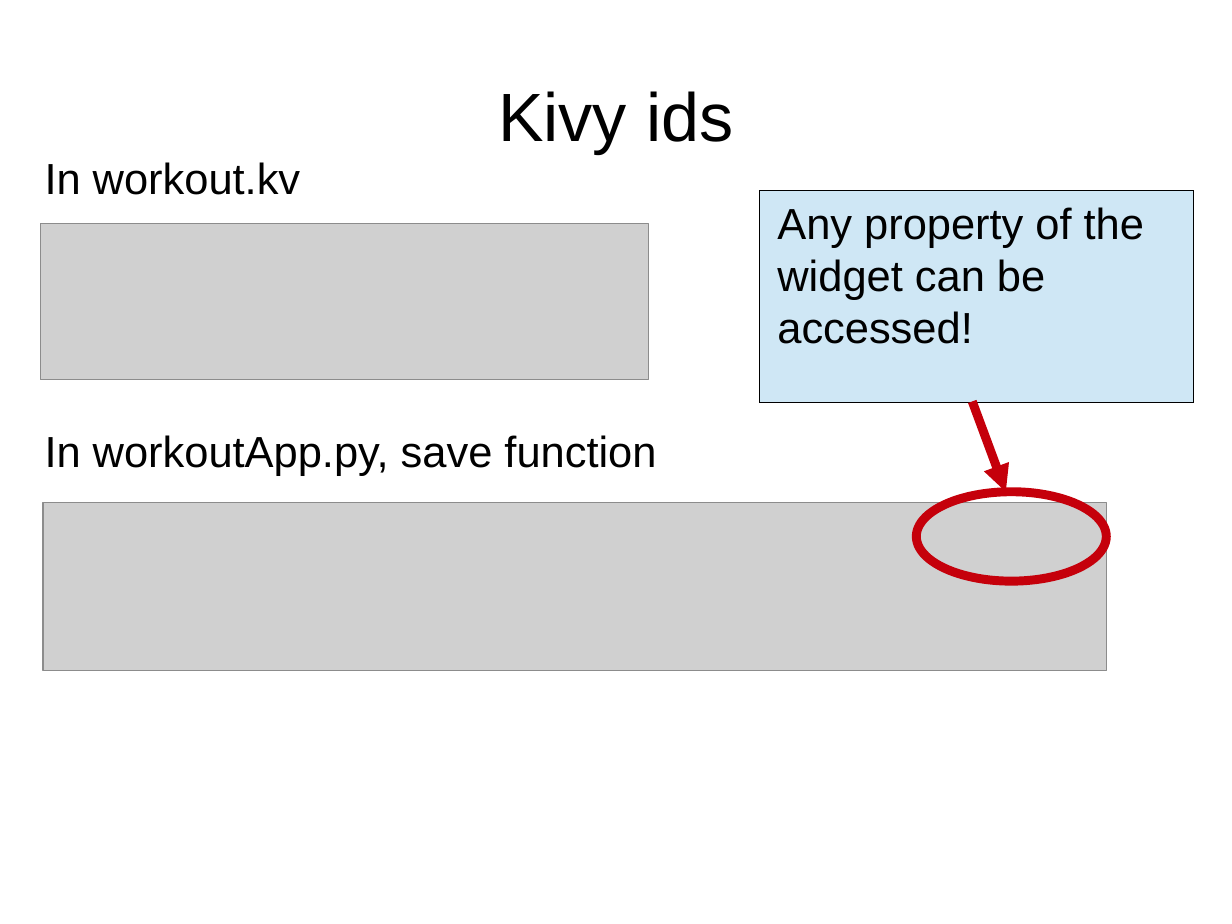
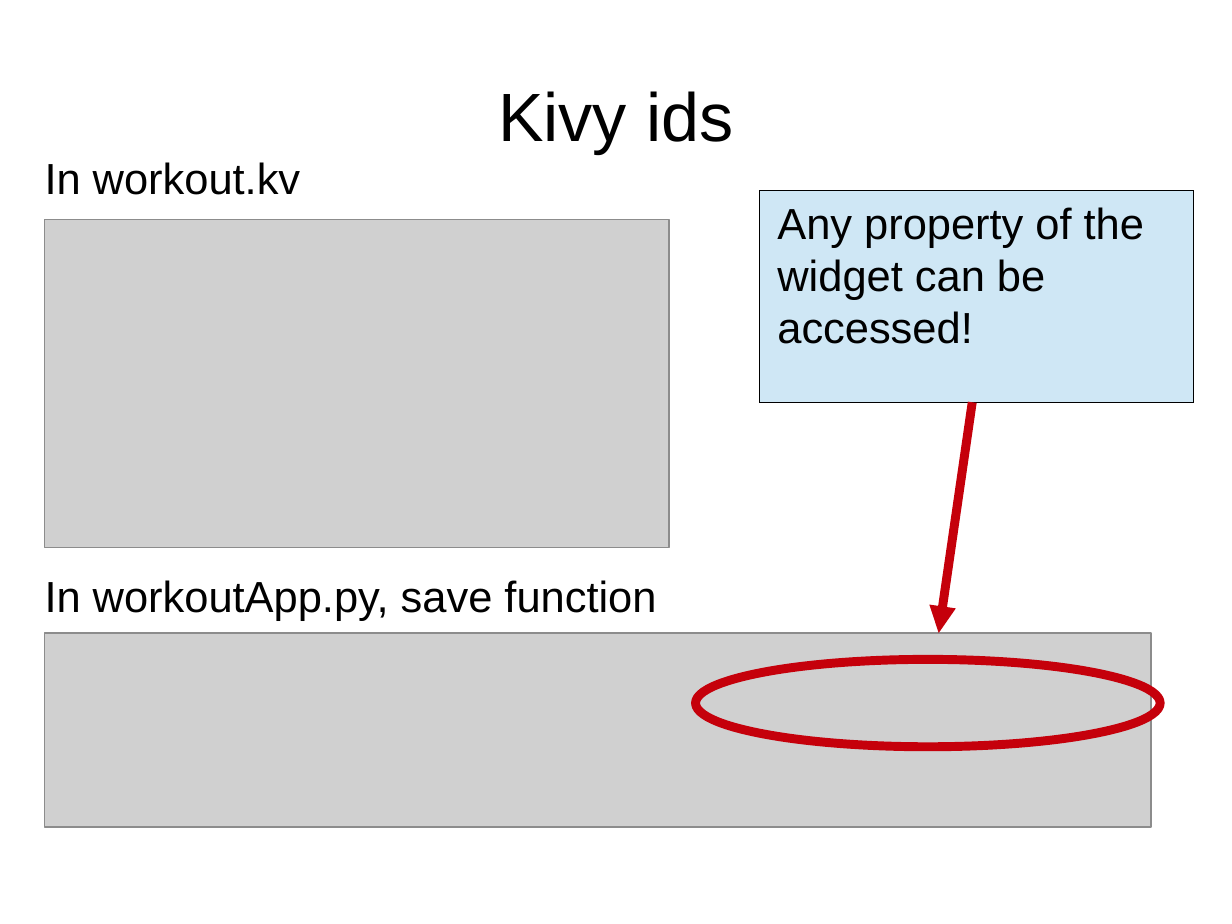
Before and after one commit to adasilva/intro_kivy, a slide deck: slide 25 of intro_kivy.odp. Drawn at 1232x924 pixels with LibreOffice and Linux fonts; fonts in the diff are those of the drawing; grey boxes stand for pictures. Boxes give left, top, right and bottom in pixels: in the first picture for what was removed or moved away, otherwise in the second. Text is boxed around its words. In the diff, an @@ line names an element or a change of style, - is before the commit and + after.

```diff
--- a/intro_kivy.odp
+++ b/intro_kivy.odp
@@ picture: place and size @@
-picture at bbox=[44, 503, 1107, 671]
+picture at bbox=[45, 219, 670, 548]
@@ arrow moved from (973, 401) - (1006, 492) to (973, 402) - (939, 633) @@
@@ ellipse removed at bbox=[917, 492, 1107, 581] @@
@@ text "In workoutApp.py, save function": place and size @@
-text "In workoutApp.py, save function" at bbox=[45, 435, 656, 476]
+text "In workoutApp.py, save function" at bbox=[45, 580, 656, 621]
@@ picture: place and size @@
-picture at bbox=[40, 224, 648, 380]
+picture at bbox=[45, 633, 1152, 827]
@@ ellipse added at bbox=[695, 660, 1160, 747], outline #C5000B 5.75 pt @@
```
Also in this commit, not shown: 5 other slides changed, 1 slide added, 1 slide removed.
